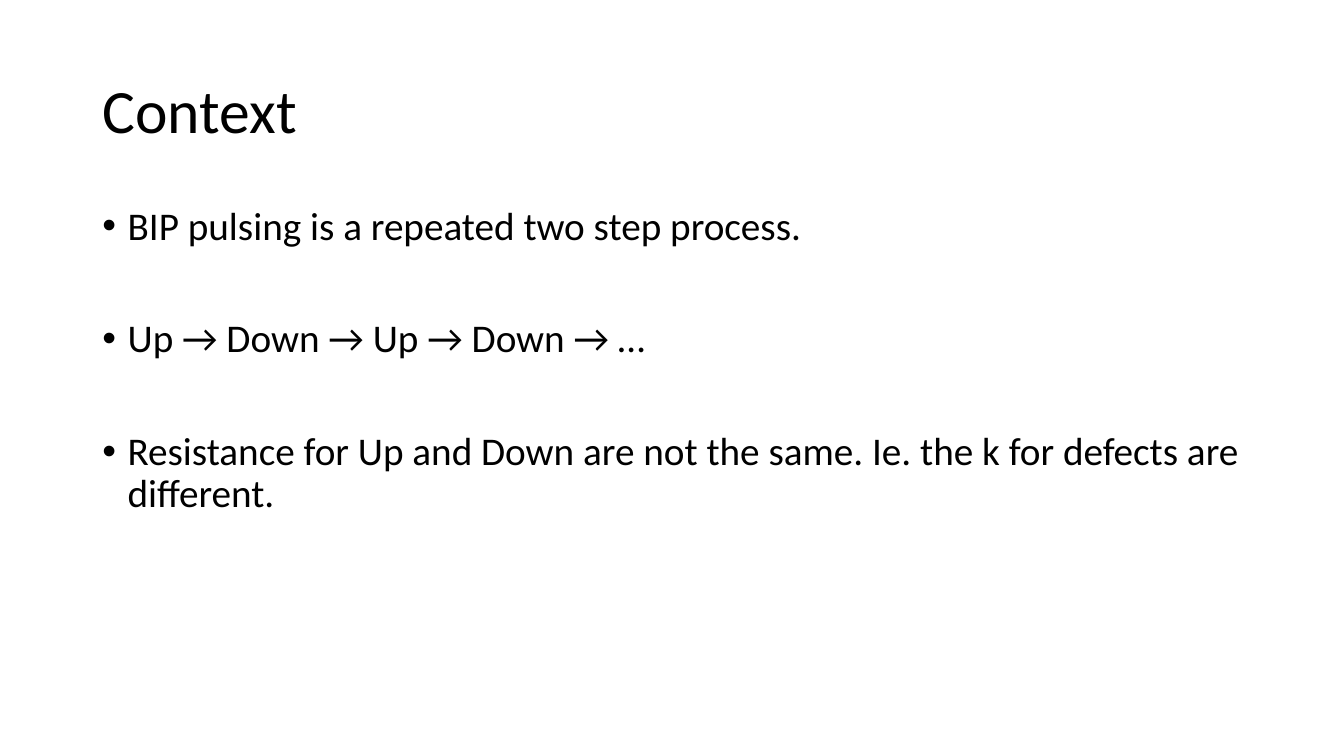
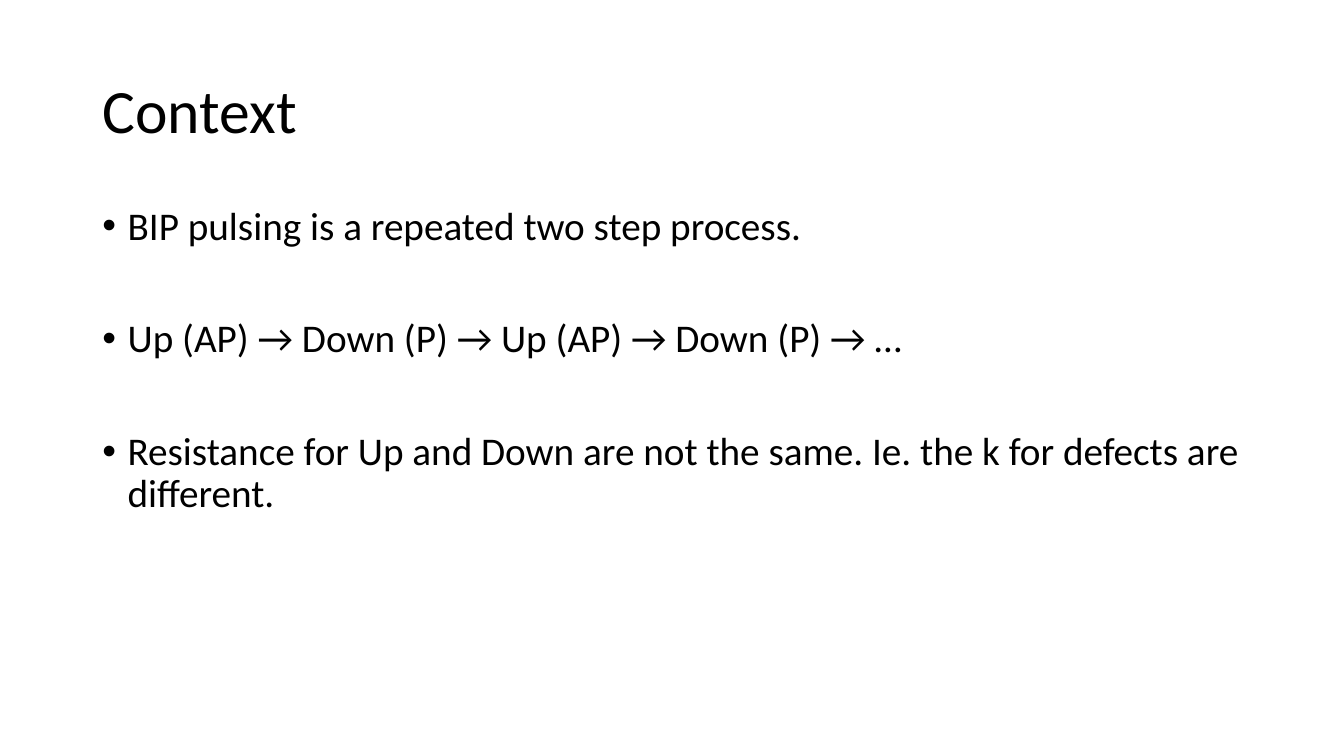
Before and after one commit to ChrisLiutx/Monte-Carlos-MgO-TDDB, a slide deck: slide 13 of Notes.pptx (slide 11 before the commit). Drawn at 1344x756 pixels with LibreOffice and Linux fonts; fonts in the diff are those of the drawing. Boxes give left, top, right and bottom in pixels: in the first picture for what was removed or moved away, otherwise in the second. Text is boxed around its words. In the diff, an @@ line names an element or a change of style, - is before the commit and + after.

```diff
--- a/Notes.pptx
+++ b/Notes.pptx
@@ text at box(128, 323, 821, 359): text changed @@
-• Up → Down → Up → Down → …
+• Up (AP) → Down (P) → Up (AP) → Down (P) → …
```
Also in this commit, not shown: 5 other slides changed, 3 slides added.
